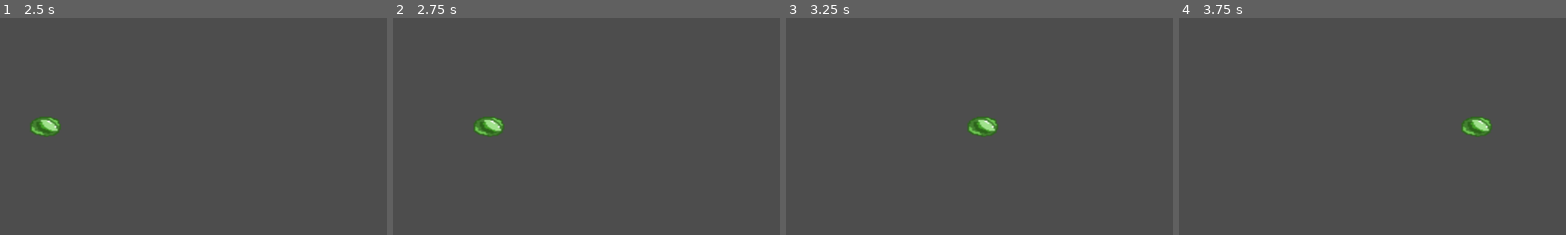
Above: before the commit, frames 1-4 (left to right).
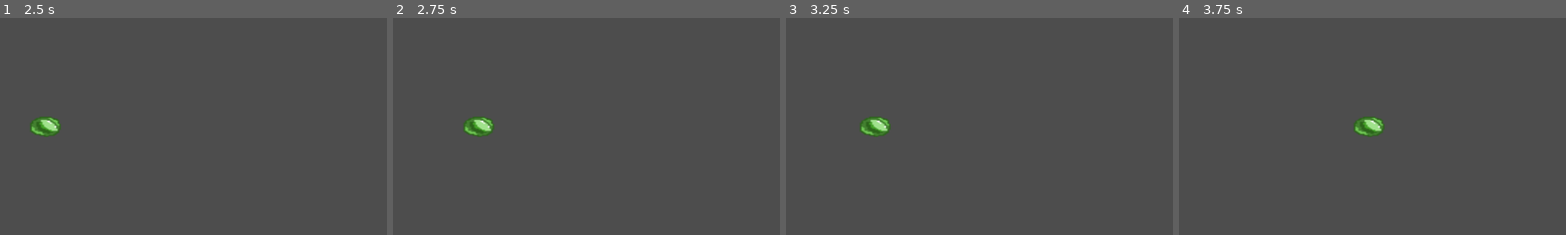
Above: after the commit, the same moments.

Repository: AntMan9VelRiv/Juego_Granada_Game_Jam_2025
Game: Godot game, scene res://escenas/nivel.tscn
Two runs of this game, one before a commit and one after it. Both use one fixed random seed, a clock stepped at 60 frames per second and the inputs below. This scene is started directly instead of the project's main scene.
Inputs:
- Up to frame 1 (2.5 s): tap Enter (ui_accept) at 0.5, 0.77, 1.52 s; hold X (habilidad) 0.53-1.28 s; hold Right (ui_right) 0.53-2.03 s; tap X (habilidad) at 1.35 s; hold Left (ui_left) from 2.03 s (still down); hold X (habilidad) from 2.03 s (still down)
- Up to frame 2 (2.75 s): keep holding Left (ui_left); keep holding X (habilidad)
- Up to frame 3 (3.25 s): release Left (ui_left) at 2.78 s; release X (habilidad) at 2.78 s; hold Right (ui_right) from 2.78 s (still down); tap X (habilidad) at 2.85 s; tap Enter (ui_accept) at 3.02 s
- Up to frame 4 (3.75 s): keep holding Right (ui_right); hold X (habilidad) from 3.53 s (still down)
The pictures show only the part of the screen within x 25-75%, y 43-92%; the shares and areas given below are measured in that part.

Frame 1 is identical in both runs. In frame 2, 0.8% of the frame differs, in the area x 18-29%, y 45-55%; in frame 3, 1.2%; in frame 4, 1.2%, in the area x 45-81%, y 45-55%.

Commit message:
Corregido colision habilidad

Diff:
--- a/toxicbubble/escenas/habilidad.gd
+++ b/toxicbubble/escenas/habilidad.gd
@@ -1,15 +1,25 @@
-# En la escena de la habilidad
-extends Node2D
+extends Node2D  # Manteniendo Node2D
 
 var velocidad = Vector2()  # Inicializa la velocidad
 var velocidad_base = 500  # La velocidad base con la que se mueve
 
+# Referencia al Area2D
+@onready var area = $Area2D  # Asegúrate de que el Area2D sea hijo de este nodo
+
 func _ready():
+	# Conectar la señal body_entered de manera correcta
+	area.body_entered.connect(_on_Habilidad_body_entered)
+
 	# Asignamos la dirección de la habilidad
 	velocidad.x = velocidad_base  # A la derecha por defecto
-	# O si es hacia la izquierda, usaremos un valor negativo
+	# O si es hacia la izquierda, usamos un valor negativo
 	if scale.x == -1:
 		velocidad.x = -velocidad_base
 
 func _process(delta):
 	position += velocidad * delta  # Mover la habilidad según la velocidad
+
+# Detectar colisiones con cuerpos
+func _on_Habilidad_body_entered(body: Node) -> void:
+	# Acciones cuando la habilidad colisiona con algo
+	queue_free()  # Destruir la habilidad al colisionar
--- a/toxicbubble/escenas/nivel.tscn
+++ b/toxicbubble/escenas/nivel.tscn
@@ -1,7 +1,8 @@
-[gd_scene load_steps=7 format=3 uid="uid://jrw34epf6kt5"]
+[gd_scene load_steps=8 format=3 uid="uid://jrw34epf6kt5"]
 
 [ext_resource type="Script" path="res://escenas/nivel.gd" id="1_7rx7n"]
 [ext_resource type="PackedScene" uid="uid://c2ucm3i8iqqna" path="res://escenas/latoxica.tscn" id="2_y5ius"]
+[ext_resource type="PackedScene" uid="uid://0g17gwpfmeay" path="res://escenas/personaje.tscn" id="3_tp6sr"]
 
 [sub_resource type="RectangleShape2D" id="RectangleShape2D_5wg1a"]
 size = Vector2(1612, 161)
@@ -49,3 +50,6 @@
 
 [node name="CharacterBody2D" parent="." instance=ExtResource("2_y5ius")]
 position = Vector2(807, 440)
+
+[node name="personaje" parent="." instance=ExtResource("3_tp6sr")]
+position = Vector2(231, 308)
--- a/toxicbubble/escenas/personaje.gd
+++ b/toxicbubble/escenas/personaje.gd
@@ -9,7 +9,7 @@
 @export var habilidad: PackedScene # Obtener la habilidad como nodo hijo
 
 # Distancia extra para evitar que la habilidad se choque con el personaje
-var espacio_entre_habilidad_personaje = 20.0
+var espacio_entre_habilidad_personaje = 40.0
 var distancia_ejey_habilidad = 0  # Ajustar esta variable para mover la habilidad hacia abajo
 
 # Se asume que el personaje tiene un Sprite o un CollisionShape2D
